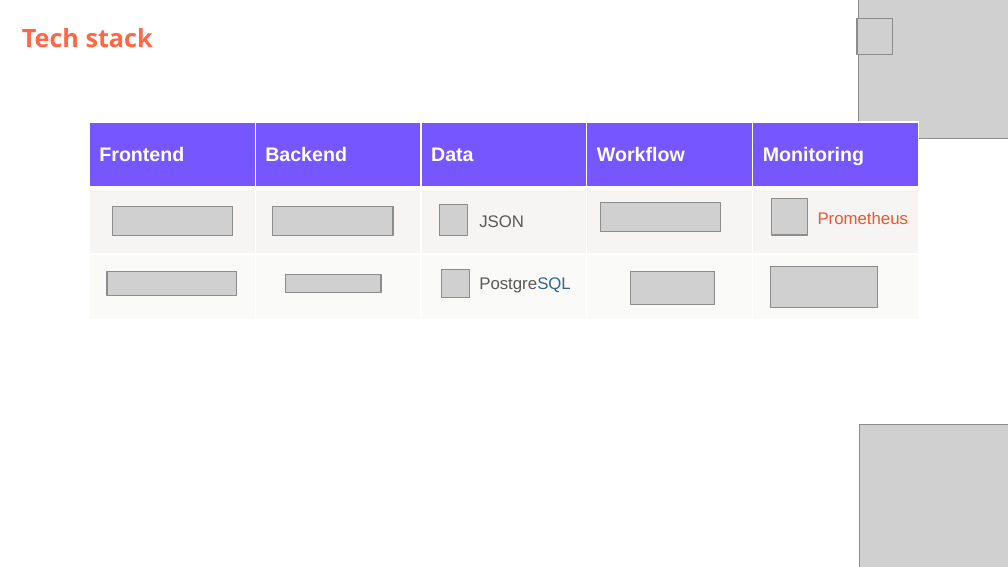
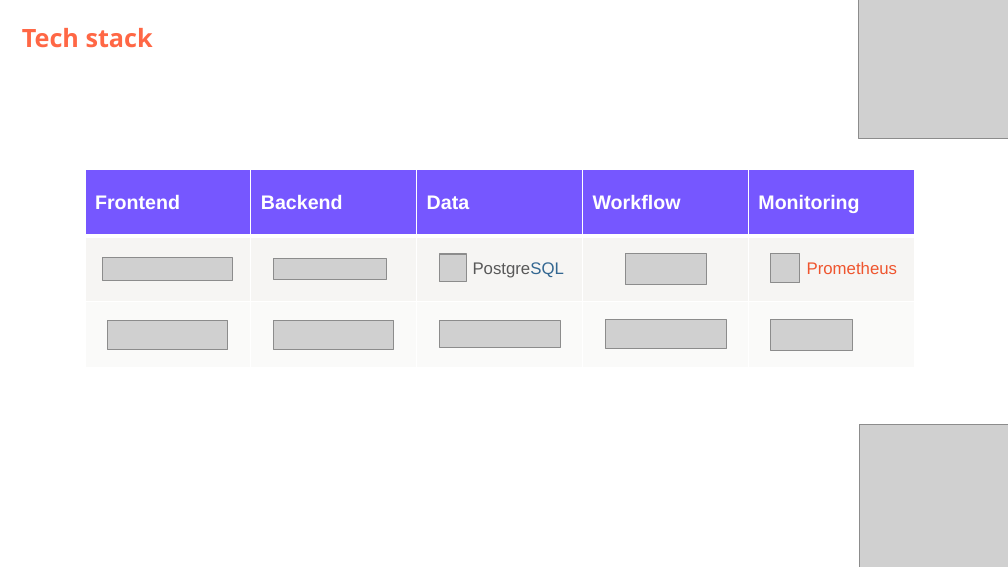
Before and after one commit to DataScientest-Studio/jun26bde-job-market, a slide deck: slide 5 of docs/defence/Defence.pptx. Drawn at 1008x567 pixels with LibreOffice and Linux fonts; fonts in the diff are those of the drawing; grey boxes stand for pictures; background and template pictures are left out. Boxes give left, top, right and bottom in pixels: in the first picture for what was removed or moved away, otherwise in the second. Text is boxed around its words. In the diff, an @@ line names an element or a change of style, - is before the commit and + after.

```diff
--- a/docs/defence/Defence.pptx
+++ b/docs/defence/Defence.pptx
@@ picture removed at box(857, 18, 892, 53) @@
@@ table: place and size @@
-table at box(90, 122, 921, 321)
+table at box(85, 169, 916, 368)
@@ picture removed at box(439, 205, 467, 235) @@
@@ text removed at box(479, 215, 524, 227) @@
-JSON
@@ picture: place and size @@
-picture at box(285, 274, 381, 292)
+picture at box(273, 259, 387, 280)
@@ 2 pictures, 1 text: place and size @@
-2 pictures, 1 text at box(107, 269, 570, 298)
+2 pictures, 1 text at box(103, 254, 564, 282)
@@ picture: place and size @@
-picture at box(631, 271, 715, 303)
+picture at box(625, 253, 707, 284)
@@ picture: place and size @@
-picture at box(771, 199, 807, 235)
+picture at box(770, 254, 799, 283)
@@ text "Prometheus": place and size @@
-text "Prometheus" at box(818, 212, 908, 224)
+text "Prometheus" at box(807, 262, 897, 274)
@@ picture: place and size @@
-picture at box(112, 207, 232, 236)
+picture at box(108, 321, 228, 350)
@@ picture: place and size @@
-picture at box(273, 207, 393, 236)
+picture at box(273, 321, 393, 350)
@@ picture added at box(439, 321, 560, 347) @@
@@ picture: place and size @@
-picture at box(601, 203, 721, 232)
+picture at box(606, 320, 726, 349)
@@ picture: place and size @@
-picture at box(771, 267, 878, 307)
+picture at box(770, 320, 852, 351)
```
Also in this commit, not shown: 3 other slides changed, 4 other files.
